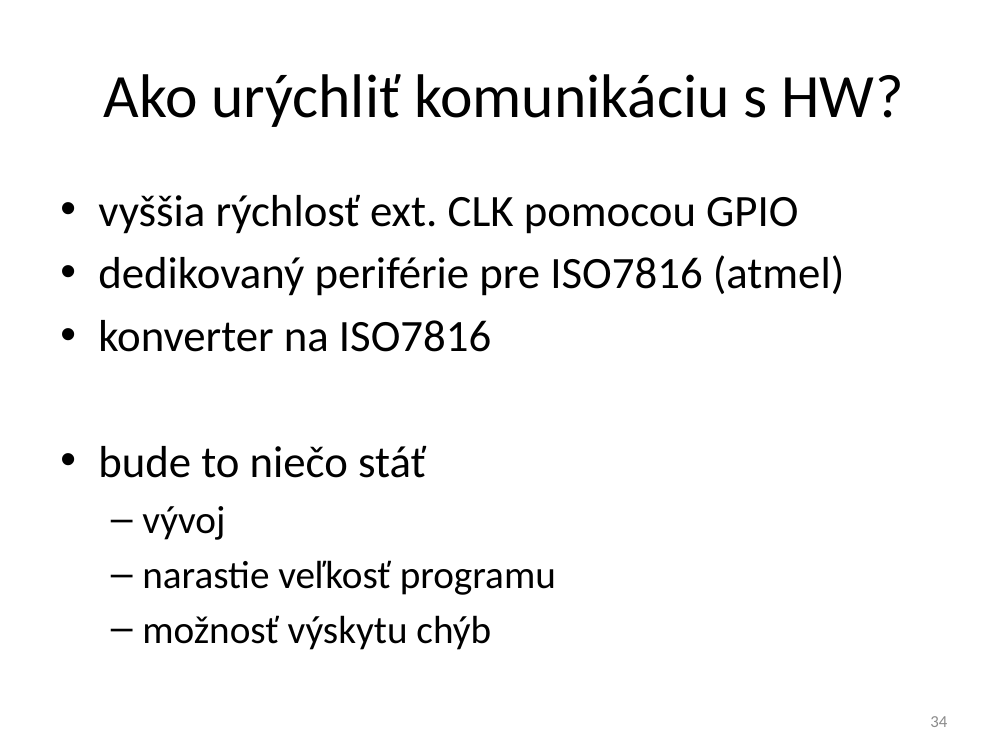
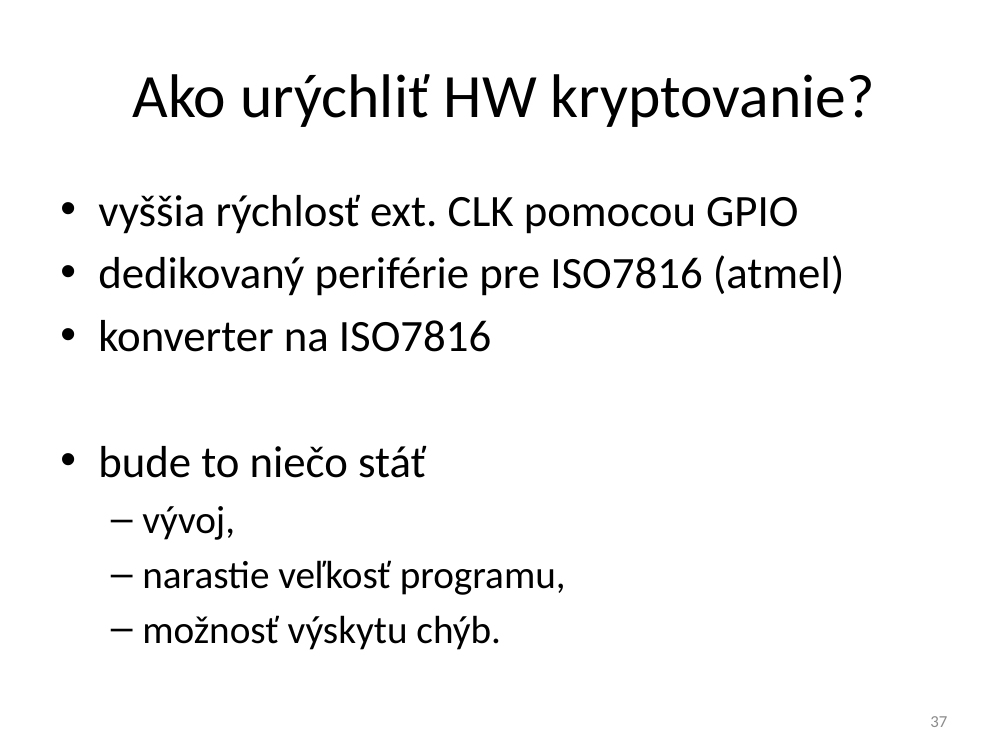
Before and after one commit to javacard-FOSS-applets/nrf6310-pca10007, a slide deck: slide 37 of Obhajoba/xdoubravsky_dp.pptx (slide 34 before the commit). Drawn at 1008x756 pixels with LibreOffice and Linux fonts; fonts in the diff are those of the drawing. Boxes give left, top, right and bottom in pixels: in the first picture for what was removed or moved away, otherwise in the second. Text is boxed around its words. In the diff, an @@ line names an element or a change of style, - is before the commit and + after.

```diff
--- a/Obhajoba/xdoubravsky_dp.pptx
+++ b/Obhajoba/xdoubravsky_dp.pptx
@@ title at bbox=[132, 74, 875, 127]: text changed @@
-Ako urýchliť komunikáciu s HW?
+Ako urýchliť HW kryptovanie?
@@ text at bbox=[142, 506, 566, 650]: text changed @@
-  – vývoj
-  – narastie veľkosť programu
-  – možnosť výskytu chýb
+  – vývoj,
+  – narastie veľkosť programu,
+  – možnosť výskytu chýb.
@@ page number at bbox=[930, 716, 947, 727]: text changed @@
-34
+37
```
Also in this commit, not shown: 7 other slides changed, 5 slides added, 2 slides removed, 1 other file.
